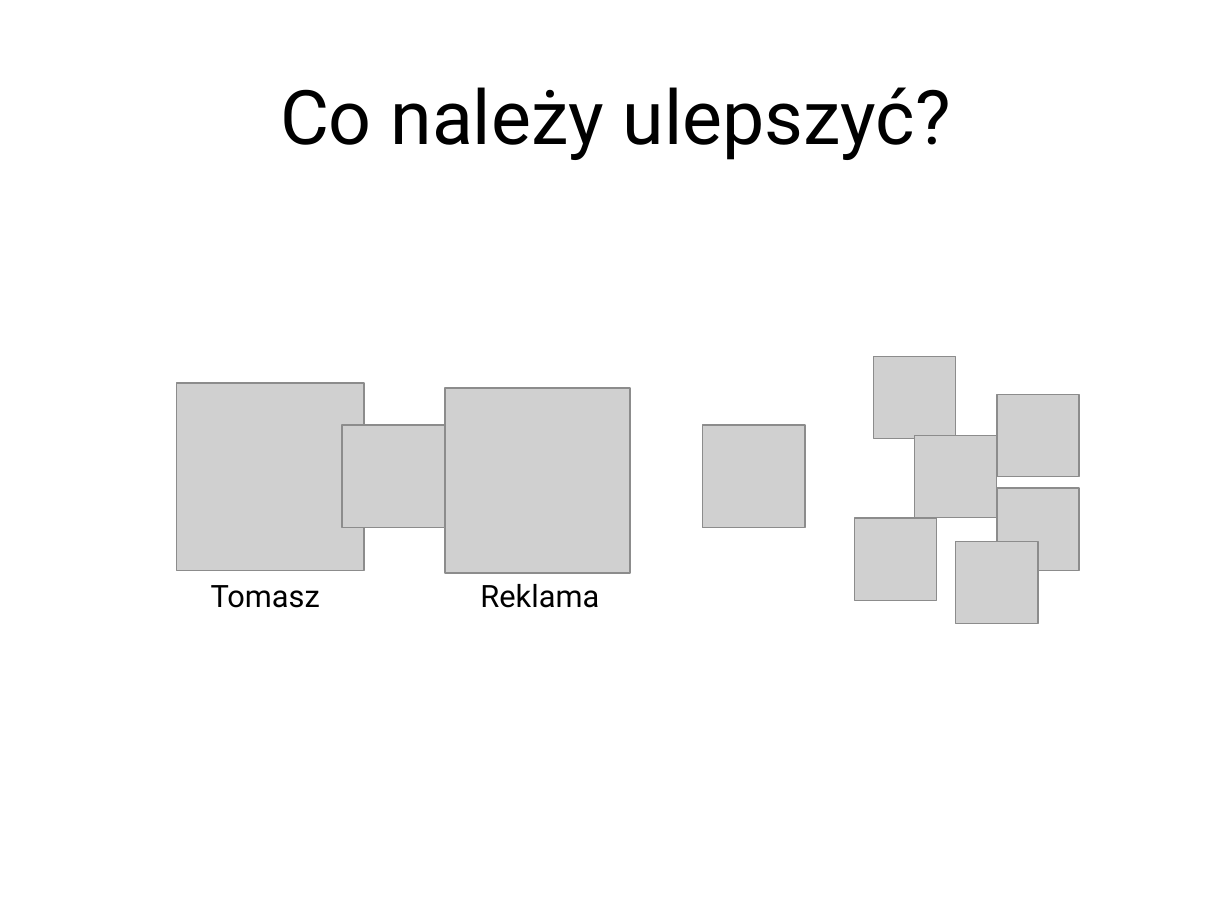
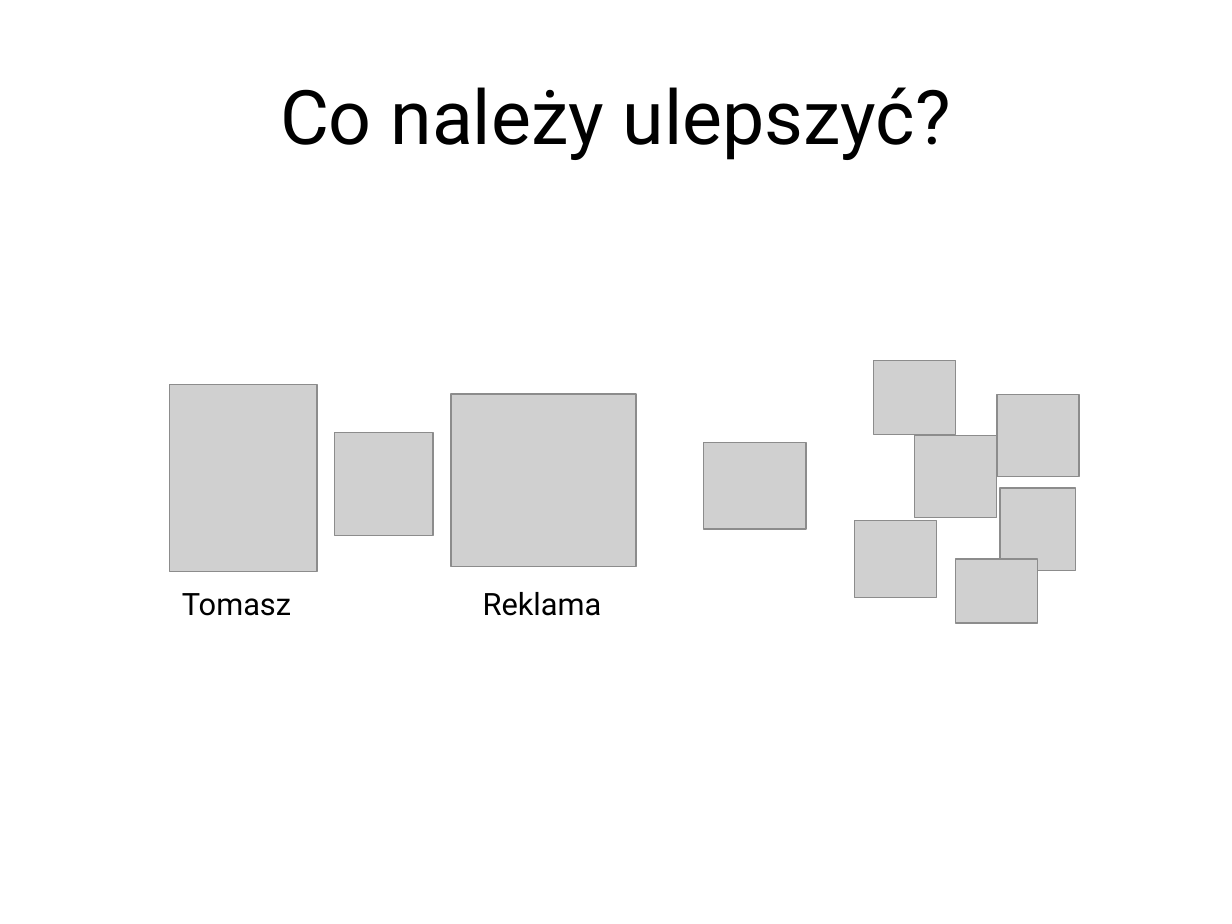
Before and after one commit to student-tomasz/ppit-prowadzenie-concerto, a slide deck: slide 5 of Obrona/Prezentacja.pptx. Drawn at 1232x924 pixels with LibreOffice and Linux fonts; fonts in the diff are those of the drawing; grey boxes stand for pictures; background and template pictures are left out. Boxes give left, top, right and bottom in pixels: in the first picture for what was removed or moved away, otherwise in the second. Text is boxed around its words. In the diff, an @@ line names an element or a change of style, - is before the commit and + after.

```diff
--- a/Obrona/Prezentacja.pptx
+++ b/Obrona/Prezentacja.pptx
@@ picture: place and size @@
-picture at (176,383,363,570)
+picture at (170,384,317,572)
@@ picture: place and size @@
-picture at (873,356,956,439)
+picture at (873,360,956,434)
@@ picture: place and size @@
-picture at (445,388,630,573)
+picture at (451,394,636,567)
@@ picture: place and size @@
-picture at (342,425,445,527)
+picture at (335,432,434,535)
@@ picture: place and size @@
-picture at (702,425,804,527)
+picture at (703,442,806,529)
@@ picture: place and size @@
-picture at (956,542,1039,625)
+picture at (956,559,1039,623)
@@ text "Tomasz": place and size @@
-text "Tomasz" at (211,585,320,608)
+text "Tomasz" at (182,593,291,616)
@@ text "Reklama": place and size @@
-text "Reklama" at (480,584,599,608)
+text "Reklama" at (483,592,602,616)
```
Also in this commit, not shown: 3 other slides changed.
